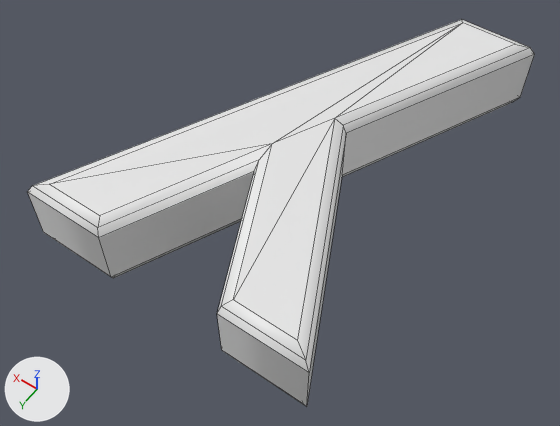
An edit to the FBX model Assets/Models/y.fbx, drawn before and after from the same camera.
Both versions are drawn from a 50 mm lens placed at (-0.709, 0.998, 1.353), pointed at (-0.027, 0.043, -0.147). Every picture has the same lights, and +X, +Y and +Z are marked at lower left. Mesh edges are drawn as thin lines. Vertices at the same position are counted once.

The scene before the commit, as lines of its bpy script (objects in view):
```python
me_text = bpy.data.meshes.new('Text')
me_text.from_pydata(...)  # 48 vertices, 52 faces; spans x -0.048..0.704, y -0.375..0.704, z -0.105..0.105
ob_text = bpy.data.objects.new('Text', me_text)
ob_text.location = (-0.322, -0.272, -0.046)
```
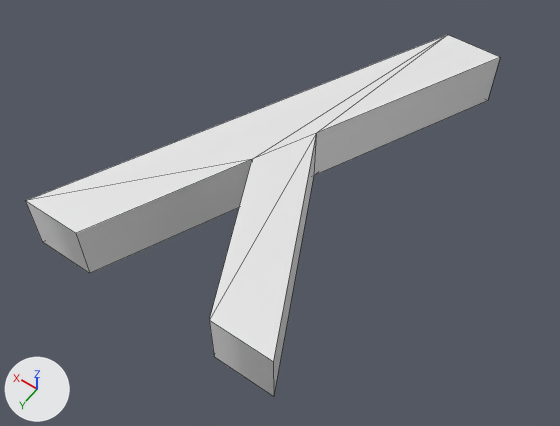
What differs and where, as boxes (x1, y1, x2, y2) in the pictures (560 x 426 px):
'Text', reshaped, moved (6% narrower, 7% shorter)
    before: (28, 19, 534, 406)
    after: (26, 35, 500, 396)

What the commit changed:
me_text is used by ob_text; location (-0.322, -0.272, -0.046).
me_text had 48 vertices, 52 faces and spanned x -0.048..0.704, y -0.375..0.704, z -0.105..0.105.
me_text now has 16 vertices, 20 faces and spans x 0.0..0.657, y -0.345..0.674, z -0.075..0.075.
me_text part 1: the whole mesh is rebuilt.
Object 'Text' (ob_text) moves from (-0.322, -0.272, -0.046) to (-0.31, -0.213, -0.022).
